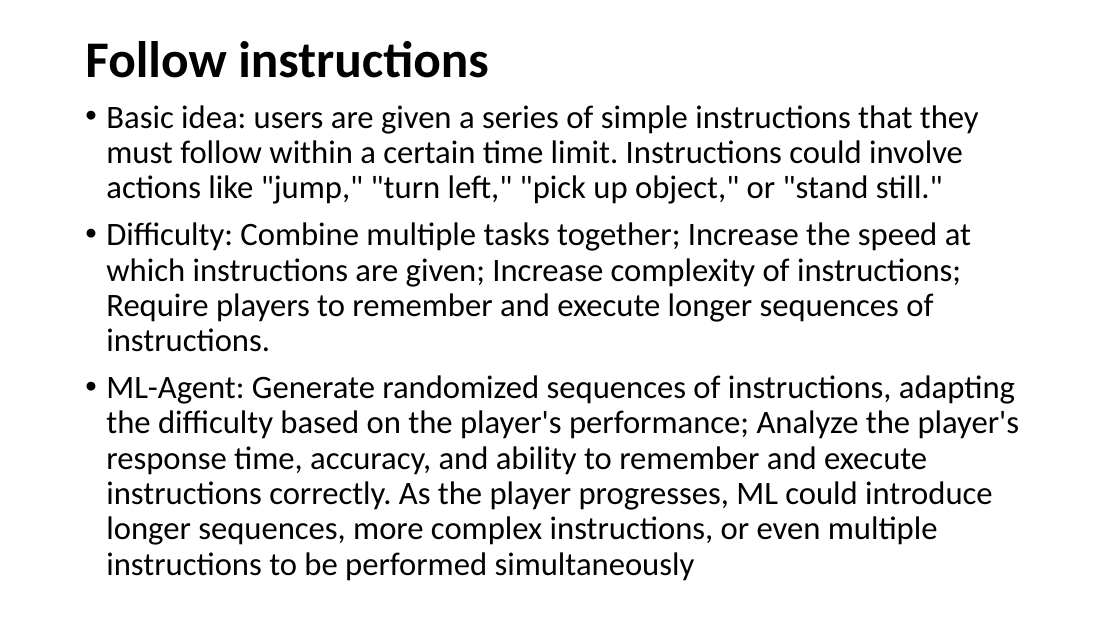
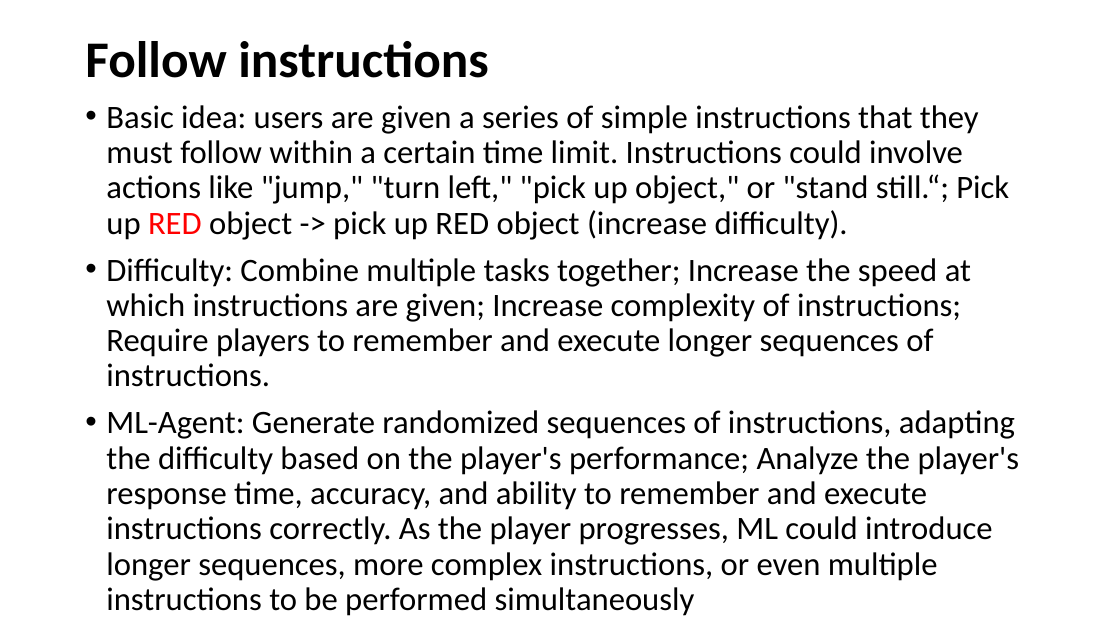
Before and after one commit to ztsv-av/xr_ml, a slide deck: slide 5 of vr_ideas.pptx (slide 1 before the commit). Drawn at 1120x630 pixels with LibreOffice and Linux fonts; fonts in the diff are those of the drawing. Boxes give left, top, right and bottom in pixels: in the first picture for what was removed or moved away, otherwise in the second. Text is boxed around its words. In the diff, an @@ line names an element or a change of style, - is before the commit and + after.

Commit message:
upd

```diff
--- a/vr_ideas.pptx
+++ b/vr_ideas.pptx
@@ text at box(106, 105, 1009, 240): text changed @@
-• Basic idea: users are given a series of simple instructions that they must follow within a certain time limit. Instructions could involve actions like "jump," "turn left," "pick up object," or "stand still."
+• Basic idea: users are given a series of simple instructions that they must follow within a certain time limit. Instructions could involve actions like "jump," "turn left," "pick up object," or "stand still.“; Pick up RED object -> pick up RED object (increase difficulty).
```
Also in this commit, not shown: 1 other slide changed.
